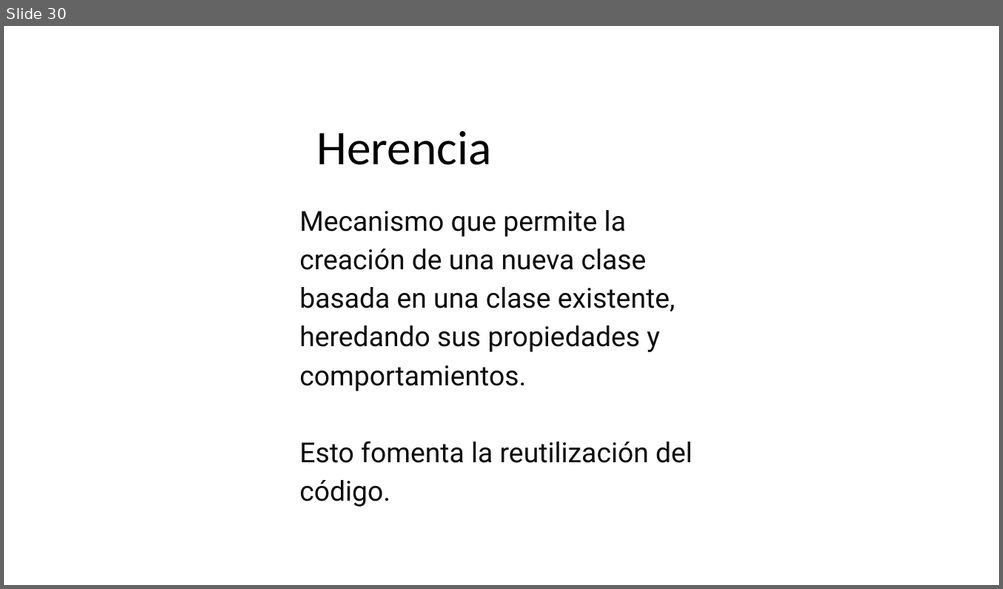
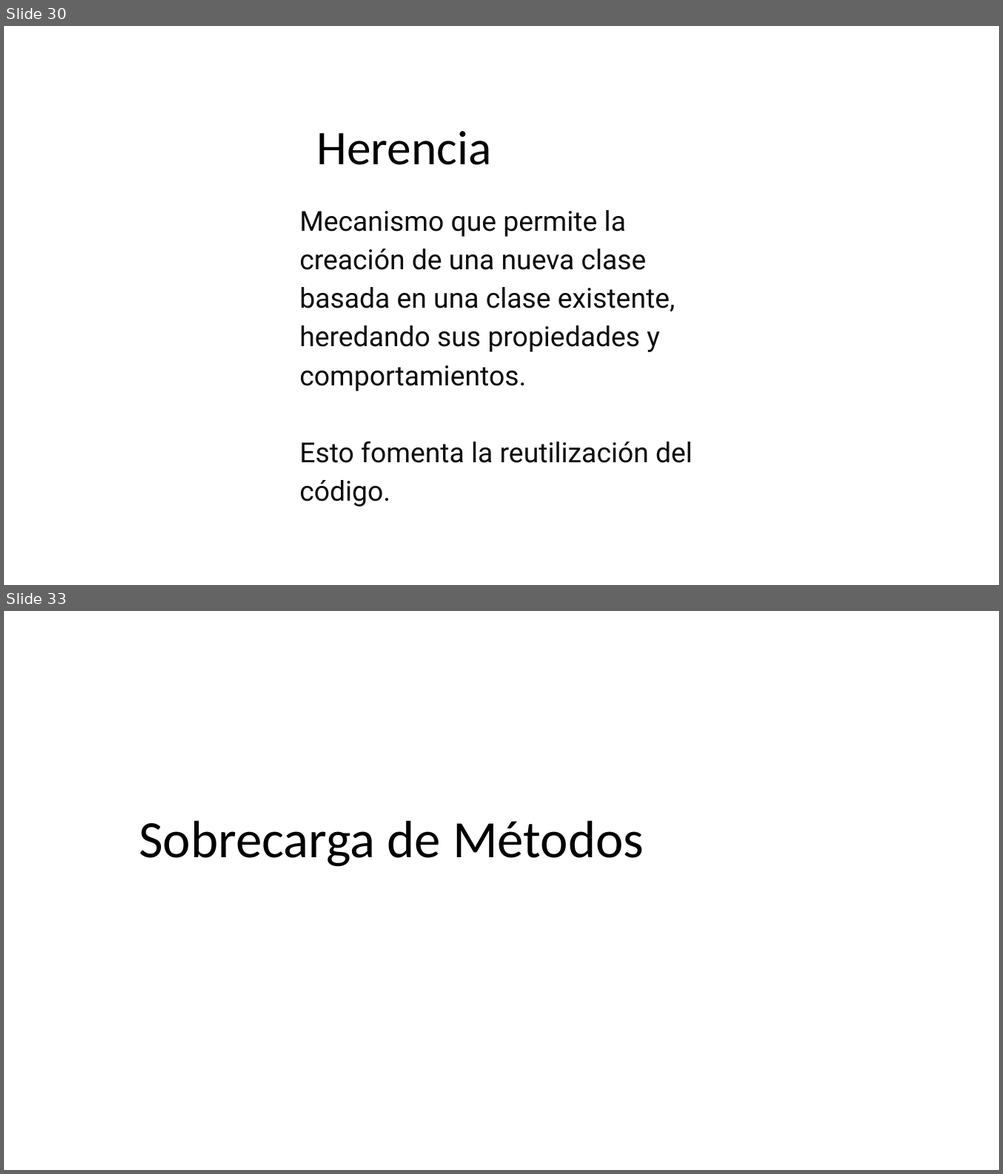
Before and after one commit to JuanRos1984/PresentacionAPP_POO, a slide deck: Presentacion POO APP.pptx. Shown one above the other, each under a label of ours: slide 30 before the commit, slides 30 and 33 after it; the slides between them are not shown. The pictures are 1003x589 and 1003x1174 pixels, drawn with LibreOffice and Linux fonts; fonts in the diff are those of the drawing. Boxes give left, top, right and bottom in pixels: in the first picture for what was removed or moved away, otherwise in the second. Text is boxed around its words. In the diff, an @@ line names an element or a change of style, - is before the commit and + after.

```diff
--- a/Presentacion POO APP.pptx
+++ b/Presentacion POO APP.pptx
@@ slide 33 added at (4, 611, 999, 1170), background #FFFFFF @@
@@ text added at (139, 820, 643, 867), 76 pt, text #000000 @@
+Sobrecarga de Métodos
```
Also in this commit, not shown: 1 slide changed, 8 other slides added, 14 slides removed, 28 other files.
